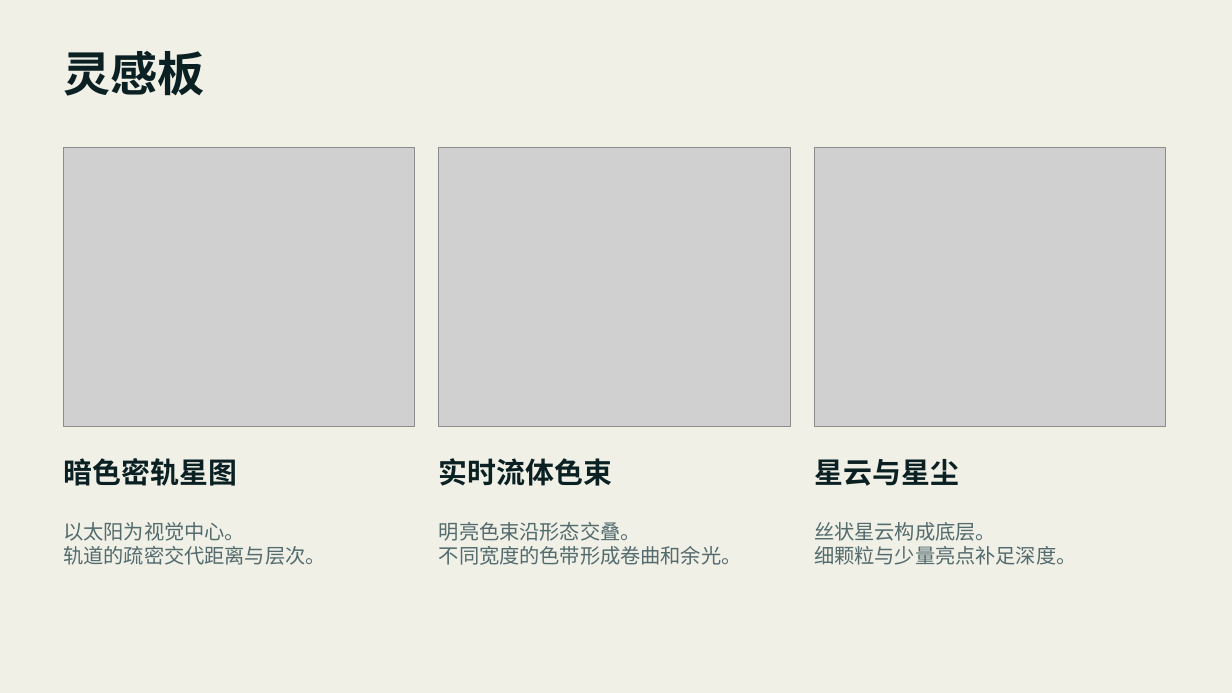
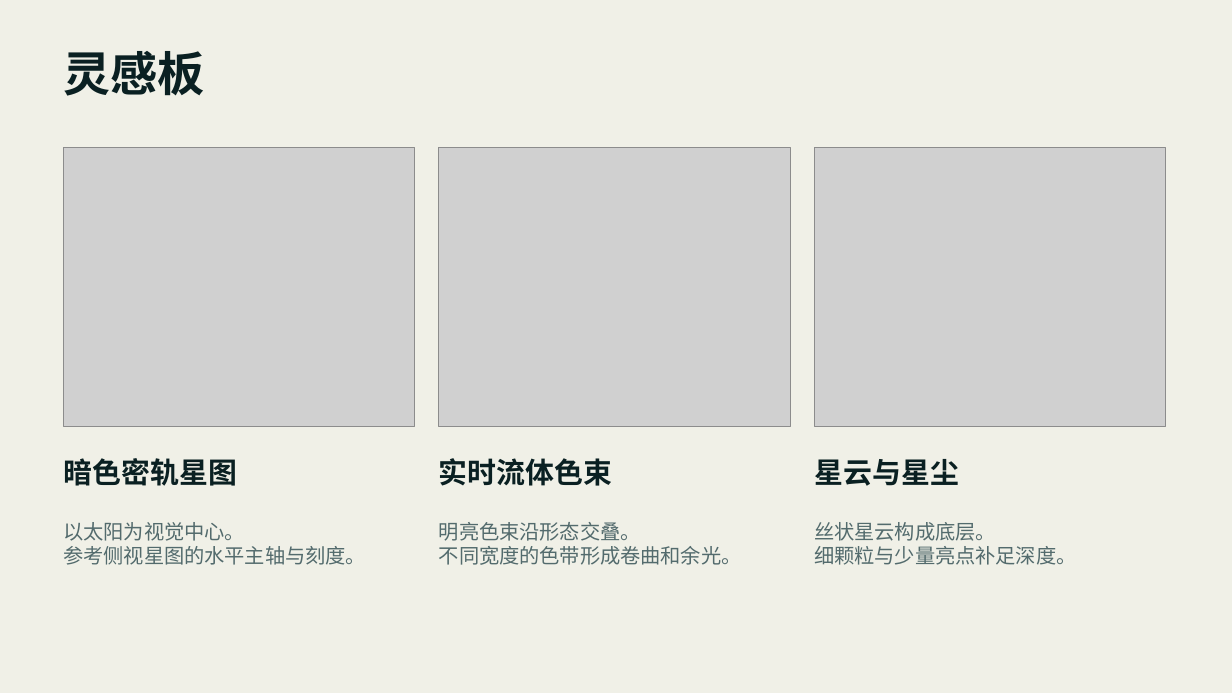
Before and after one commit to toki37644/TD, a slide deck: slide 2 of 深空回声·作品汇报.pptx. Drawn at 1232x693 pixels with LibreOffice and Linux fonts; fonts in the diff are those of the drawing; grey boxes stand for pictures. Boxes give left, top, right and bottom in pixels: in the first picture for what was removed or moved away, otherwise in the second. Text is boxed around its words. In the diff, an @@ line names an element or a change of style, - is before the commit and + after.

```diff
--- a/深空回声·作品汇报.pptx
+++ b/深空回声·作品汇报.pptx
@@ text at bbox=[64, 546, 367, 565]: text changed @@
-轨道的疏密交代距离与层次。
+参考侧视星图的水平主轴与刻度。
```
Also in this commit, not shown: 6 other slides changed, 13 other files.
